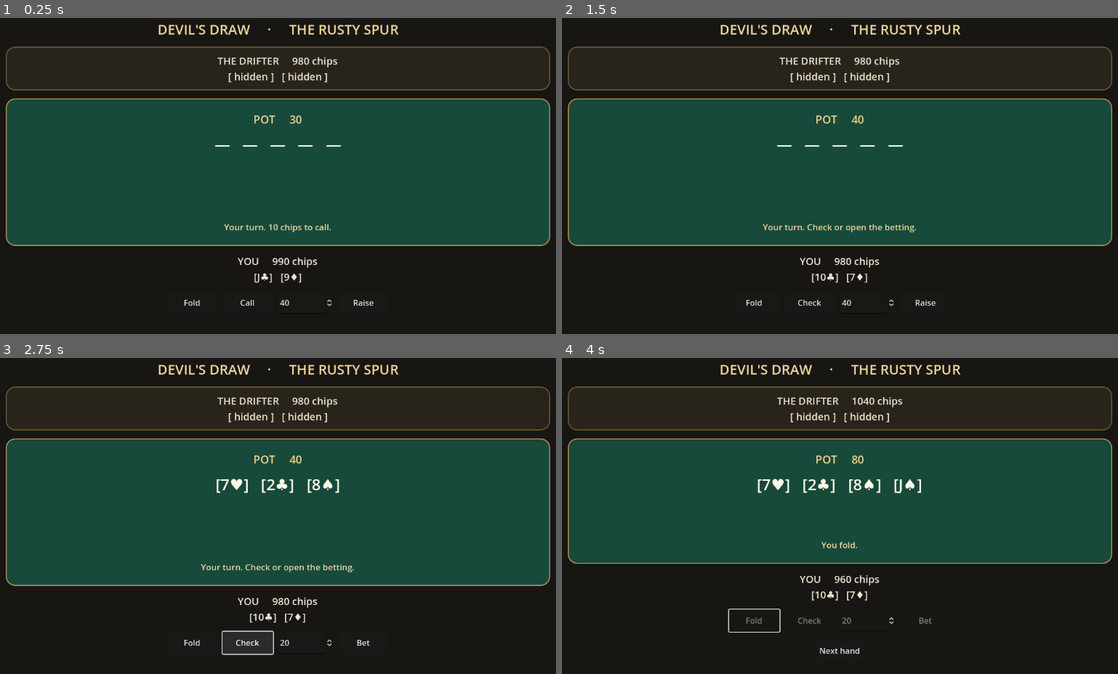
Above: before the commit, frames 1-4 (two rows, left to right).
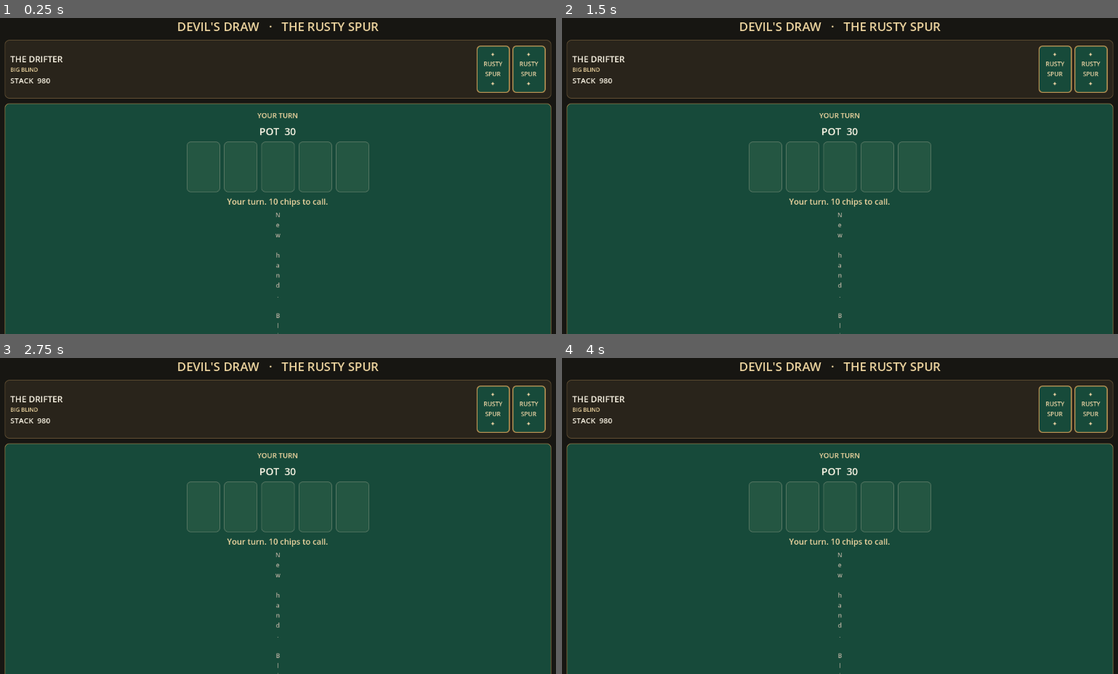
Above: after the commit, the same moments.

Repository: Natedaug/Maverick
Game: Godot game, scene res://scenes/main.tscn
Same seed, same stepped clock (60 frames per second), same inputs: the game is played once before the commit and once after it.
Inputs (mouse positions are in pixels of both pictures, inside the frame that each line leads up to):
- Up to frame 1 (0.25 s): no input
- Up to frame 2 (1.5 s): click (756, 302) at 0.5 s, where only the run before the commit has a clickable "Fold"; click (840, 311) at 1.25 s, where only the run before the commit has a clickable "Next hand"
- Up to frame 3 (2.75 s): click (250, 642) at 2 s, where only the run before the commit has a clickable "Check"
- Up to frame 4 (4 s): click (923, 642) at 2.75 s, where only the run before the commit has a clickable "Bet"; click (756, 642) at 3.5 s, where only the run before the commit has a clickable "Fold"

The runs differ from the first frame. In frame 1, 36% of the frame differs, in the area x 0-100%, y 1-100%; in frame 2, 36%; in frame 3, 36%; in frame 4, 43%.
Error before the commit: Trying to assign an array of type "Array" to a variable of type "Array[int]". (res://src/poker/table.gd:94)

Commit message:
Document project roadmap and Frontier integration

Diff:
--- a/project.godot
+++ b/project.godot
@@ -6,3 +6,6 @@
 config/name="Texas Hold'em Frontier"
 config/features=PackedStringArray("4.3")
 run/main_scene="res://scenes/main.tscn"
+
+[rendering]
+renderer/rendering_method="gl_compatibility"
--- a/src/poker/table.gd
+++ b/src/poker/table.gd
@@ -15,6 +15,7 @@
 var _hand: PokerGameState
 var _ai: AIPlayer
 var _last_message := ""
+var _history: Array[String] = []
 
 func _ready() -> void:
 	_rng.randomize()
@@ -37,6 +38,7 @@
 	_ai.equity_iterations = AI_EQUITY_ITERATIONS
 	_last_message = "A fresh 1,000-chip stake. Blinds are 10 / 20." \
 		if rebuy else "New hand. Blinds are 10 / 20."
+	_record_history(_last_message)
 	_render()
 	_continue_hand()
 
@@ -48,6 +50,7 @@
 		_render()
 		return
 	_last_message = "You %s." % _describe_action(action, target)
+	_record_history(_last_message)
 	_continue_hand()
 
 func _on_next_hand_requested() -> void:
@@ -66,6 +69,8 @@
 		if _hand.is_street_over():
 			if _hand.can_run_out():
 				_hand.run_out()
+				_last_message = "The remaining board is dealt."
+				_record_history(_last_message)
 				_settle_hand()
 				break
 			if _hand.stage == PokerGameState.Street.RIVER:
@@ -73,6 +78,7 @@
 				break
 			_hand.advance_street()
 			_last_message = "The %s is dealt." % _street_name(_hand.stage)
+			_record_history(_last_message)
 			_render()
 			continue
 		var actor: PokerBetting.Seat = _hand.current_actor()
@@ -84,6 +90,7 @@
 			return
 		var decision := _ai.decide(_hand)
 		_last_message = "The drifter %s." % _describe_action(decision.action, decision.amount)
+		_record_history(_last_message)
 		_render()
 	if guard >= 100:
 		_last_message = "The hand stopped after too many turns. Please start a new hand."
@@ -99,6 +106,7 @@
 		var amount: int = payouts[winner]
 		var name := "You" if winner == 0 else "The drifter"
 		_last_message = "%s take%s %s chips. Select Next hand when you're ready." % [name, "" if winner == 0 else "s", str(amount)]
+		_record_history(_last_message)
 	_render()
 
 func _render() -> void:
@@ -107,7 +115,12 @@
 	var message := _last_message
 	if _hand.stage == PokerGameState.Street.SHOWDOWN and (_stacks[0] == 0 or _stacks[1] == 0):
 		message += " The table will offer a fresh 1,000-chip stake next hand."
-	table_ui.render(_hand.snapshot(0), message)
+	table_ui.render(_hand.snapshot(0), message, _history)
+
+func _record_history(entry: String) -> void:
+	_history.append(entry)
+	while _history.size() > 20:
+		_history.pop_front()
 
 func _player_prompt() -> String:
 	var call_amount := _hand.betting.amount_to_call(0)
--- /dev/null
+++ b/src/ui/card_view.gd
@@ -0,0 +1,111 @@
+class_name PokerCardView
+extends PanelContainer
+## Reusable poker card face/back presentation for table and collection views.
+
+const FACE_WIDTH := 66
+const FACE_HEIGHT := 94
+
+var _rank_label: Label
+var _suit_label: Label
+var _corner_label: Label
+var _back_label: Label
+
+func _ready() -> void:
+	custom_minimum_size = Vector2(FACE_WIDTH, FACE_HEIGHT)
+	_build_card()
+	show_back()
+
+func show_face(code: String) -> void:
+	if not is_node_ready():
+		return
+	var rank := code.substr(0, code.length() - 1)
+	var suit := code.substr(code.length() - 1, 1)
+	if rank == "T":
+		rank = "10"
+	var symbols := {"s": "♠", "h": "♥", "d": "♦", "c": "♣"}
+	var symbol: String = symbols.get(suit, suit)
+	var color := Color("#B6443A") if suit == "h" or suit == "d" else Color("#282620")
+	_rank_label.text = rank
+	_rank_label.add_theme_color_override("font_color", color)
+	_suit_label.text = symbol
+	_suit_label.add_theme_color_override("font_color", color)
+	_corner_label.text = "%s\n%s" % [rank, symbol]
+	_corner_label.add_theme_color_override("font_color", color)
+	_show_face_content(true)
+
+func show_back() -> void:
+	if not is_node_ready():
+		return
+	_show_face_content(false)
+
+func show_empty() -> void:
+	if not is_node_ready():
+		return
+	_rank_label.text = ""
+	_suit_label.text = ""
+	_corner_label.text = ""
+	get_child(0).visible = true
+	_back_label.visible = false
+	var style := StyleBoxFlat.new()
+	style.bg_color = Color("#245642")
+	style.border_color = Color("#64806C")
+	style.set_border_width_all(1)
+	style.set_corner_radius_all(7)
+	add_theme_stylebox_override("panel", style)
+
+func _build_card() -> void:
+	var face := MarginContainer.new()
+	face.add_theme_constant_override("margin_left", 5)
+	face.add_theme_constant_override("margin_right", 5)
+	face.add_theme_constant_override("margin_top", 4)
+	face.add_theme_constant_override("margin_bottom", 4)
+	add_child(face)
+	var face_stack := VBoxContainer.new()
+	face_stack.add_theme_constant_override("separation", 0)
+	face.add_child(face_stack)
+	_rank_label = _label("A", 19)
+	face_stack.add_child(_center_x(_rank_label))
+	_suit_label = _label("♠", 35)
+	_suit_label.size_flags_vertical = Control.SIZE_EXPAND_FILL
+	face_stack.add_child(_center(_suit_label))
+	_corner_label = _label("A\n♠", 10)
+	_corner_label.horizontal_alignment = HORIZONTAL_ALIGNMENT_RIGHT
+	face_stack.add_child(_corner_label)
+	_back_label = _label("✦\nRUSTY\nSPUR\n✦", 12)
+	_back_label.horizontal_alignment = HORIZONTAL_ALIGNMENT_CENTER
+	_back_label.vertical_alignment = VERTICAL_ALIGNMENT_CENTER
+	_back_label.add_theme_color_override("font_color", Color("#E8D2A3"))
+	_back_label.set_anchors_and_offsets_preset(Control.PRESET_FULL_RECT)
+	add_child(_back_label)
+
+func _show_face_content(show_face: bool) -> void:
+	get_child(0).visible = show_face
+	_back_label.visible = not show_face
+	var style := StyleBoxFlat.new()
+	style.set_corner_radius_all(7)
+	style.set_border_width_all(2)
+	if show_face:
+		style.bg_color = Color("#FFF9E9")
+		style.border_color = Color("#BD9655")
+	else:
+		style.bg_color = Color("#174A3A")
+		style.border_color = Color("#BD9655")
+	add_theme_stylebox_override("panel", style)
+
+func _label(text: String, size: int) -> Label:
+	var label := Label.new()
+	label.text = text
+	label.add_theme_font_size_override("font_size", size)
+	label.horizontal_alignment = HORIZONTAL_ALIGNMENT_CENTER
+	return label
+
+func _center(child: Control) -> CenterContainer:
+	var wrapper := CenterContainer.new()
+	wrapper.size_flags_vertical = Control.SIZE_EXPAND_FILL
+	wrapper.add_child(child)
+	return wrapper
+
+func _center_x(child: Control) -> CenterContainer:
+	var wrapper := CenterContainer.new()
+	wrapper.add_child(child)
+	return wrapper
--- a/src/ui/poker_table_ui.gd
+++ b/src/ui/poker_table_ui.gd
@@ -1,43 +1,73 @@
 class_name PokerTableUI
 extends Control
-## Small, responsive first-pass saloon table interface.
+## Saloon table view. It presents legal actions supplied by the poker engine.
 
 signal player_action_requested(action: int, target: int)
 signal next_hand_requested
 
-var _player_label: Label
-var _opponent_label: Label
-var _board_label: Label
+const INK := Color("#171612")
+const WOOD := Color("#29241B")
+const FELT := Color("#174A3A")
+const BRASS := Color("#BD9655")
+const PARCHMENT := Color("#F0D7A1")
+const PAPER := Color("#FFF9E9")
+const MUTED := Color("#B9B1A1")
+
+var _player_name: Label
+var _player_role: Label
+var _player_stack: Label
+var _opponent_name: Label
+var _opponent_role: Label
+var _opponent_stack: Label
+var _board_cards: Array[PokerCardView] = []
+var _player_cards: Array[PokerCardView] = []
+var _opponent_cards: Array[PokerCardView] = []
 var _pot_label: Label
+var _turn_label: Label
 var _message_label: Label
+var _history_label: Label
+var _call_button: Button
+var _wager_button: Button
 var _fold_button: Button
-var _check_call_button: Button
-var _wager_button: Button
 var _next_hand_button: Button
 var _amount_input: SpinBox
+var _wager_range: Label
 
 func _ready() -> void:
 	_build_interface()
 
-func render(snapshot: Dictionary, message: String) -> void:
+func render(snapshot: Dictionary, message: String, history: Array[String] = []) -> void:
 	var seats: Array = snapshot.get("seats", [])
 	if seats.size() < 2:
 		return
 	var player: Dictionary = seats[0]
 	var opponent: Dictionary = seats[1]
-	_player_label.text = "YOU     %s chips\n%s" % [str(player.get("stack", 0)), _format_cards(player.get("cards", []))]
-	var opponent_cards: Array = opponent.get("cards", [])
-	var opponent_hand := _format_cards(opponent_cards) if not opponent_cards.is_empty() else "[ hidden ]   [ hidden ]"
-	_opponent_label.text = "THE DRIFTER     %s chips\n%s" % [str(opponent.get("stack", 0)), opponent_hand]
-	_board_label.text = _format_cards(snapshot.get("board", []), "   ")
-	if _board_label.text.is_empty():
-		_board_label.text = "—   —   —   —   —"
-	_pot_label.text = "POT     %s" % str(snapshot.get("pot", 0))
+	var button_seat: int = snapshot.get("button", 0)
+	var current_actor: int = snapshot.get("current_actor", -1)
+	_player_name.text = "YOU"
+	_opponent_name.text = "THE DRIFTER"
+	_player_role.text = "DEALER · SMALL BLIND" if button_seat == 0 else "BIG BLIND"
+	_opponent_role.text = "DEALER · SMALL BLIND" if button_seat == 1 else "BIG BLIND"
+	_player_role.text += "   ·   YOUR TURN" if current_actor == 0 else ""
+	_opponent_role.text += "   ·   ACTING" if current_actor == 1 else ""
+	_player_stack.text = "STACK  %s%s" % [_format_amount(player.get("stack", 0)), "   ·   ALL IN" if player.get("all_in", false) else ""]
+	_opponent_stack.text = "STACK  %s%s" % [_format_amount(opponent.get("stack", 0)), "   ·   ALL IN" if opponent.get("all_in", false) else ""]
+	_update_card_row(_player_cards, player.get("cards", []))
+	_update_card_row(_opponent_cards, opponent.get("cards", []))
+	_update_card_row(_board_cards, snapshot.get("board", []), false)
+	_pot_label.text = "POT  %s" % _format_amount(snapshot.get("pot", 0))
+	_turn_label.text = "YOUR TURN" if current_actor == 0 else "DRIFTER'S TURN" if current_actor == 1 else "HAND COMPLETE"
 	_message_label.text = message
-
-	var is_player_turn: bool = snapshot.get("current_actor", -1) == 0
+	var visible_history := history.slice(maxi(0, history.size() - 4), history.size())
+	_history_label.text = ""
+	for i in range(visible_history.size()):
+		if i > 0:
+			_history_label.text += "\n"
+		_history_label.text += visible_history[i]
+
 	var stage: String = snapshot.get("stage", "preflop")
 	var check_call_action := -1
+	var call_amount := 0
 	var wager_action := -1
 	var wager_min := 1
 	var wager_max := 1
@@ -45,108 +75,163 @@
 		var action: int = option.get("action", -1)
 		if action == PokerBetting.Action.CHECK or action == PokerBetting.Action.CALL:
 			check_call_action = action
+			call_amount = option.get("amount", 0)
 		elif action == PokerBetting.Action.BET or action == PokerBetting.Action.RAISE:
 			wager_action = action
 			wager_min = option.get("min_amount", 1)
 			wager_max = option.get("max_amount", wager_min)
-	_fold_button.disabled = not is_player_turn
-	_check_call_button.disabled = not is_player_turn or check_call_action < 0
-	_check_call_button.text = "Check" if check_call_action == PokerBetting.Action.CHECK else "Call"
-	_wager_button.disabled = not is_player_turn or wager_action < 0
-	_wager_button.text = "Bet" if wager_action == PokerBetting.Action.BET else "Raise"
+	var player_turn := current_actor == 0
+	_fold_button.disabled = not player_turn
+	_call_button.disabled = not player_turn or check_call_action < 0
+	_call_button.text = "Check" if check_call_action == PokerBetting.Action.CHECK else "Call  %s" % _format_amount(call_amount)
+	_call_button.set_meta("poker_action", check_call_action)
+	_wager_button.disabled = not player_turn or wager_action < 0
+	_wager_button.set_meta("poker_action", wager_action)
+	_wager_button.set_meta("action_name", "Bet" if wager_action == PokerBetting.Action.BET else "Raise")
 	_amount_input.min_value = wager_min
 	_amount_input.max_value = maxi(wager_min, wager_max)
 	_amount_input.value = wager_min
-	_amount_input.editable = is_player_turn and wager_action >= 0
-	_wager_button.set_meta("poker_action", wager_action)
-	_check_call_button.set_meta("poker_action", check_call_action)
+	_amount_input.editable = player_turn and wager_action >= 0
+	_wager_range.text = "TARGET %s–%s" % [_format_amount(wager_min), _format_amount(wager_max)] if wager_action >= 0 else ""
+	_update_wager_label(_amount_input.value)
 	_next_hand_button.visible = stage == "showdown"
 
 func _build_interface() -> void:
 	var backdrop := ColorRect.new()
-	backdrop.color = Color("#171612")
+	backdrop.color = INK
 	backdrop.set_anchors_and_offsets_preset(Control.PRESET_FULL_RECT)
 	backdrop.mouse_filter = Control.MOUSE_FILTER_IGNORE
 	add_child(backdrop)
 
 	var margins := MarginContainer.new()
 	margins.set_anchors_and_offsets_preset(Control.PRESET_FULL_RECT)
-	margins.add_theme_constant_override("margin_left", 36)
-	margins.add_theme_constant_override("margin_right", 36)
-	margins.add_theme_constant_override("margin_top", 24)
-	margins.add_theme_constant_override("margin_bottom", 24)
+	for side in ["left", "right"]:
+		margins.add_theme_constant_override("margin_" + side, 34)
+	for side in ["top", "bottom"]:
+		margins.add_theme_constant_override("margin_" + side, 20)
 	add_child(margins)
 
 	var layout := VBoxContainer.new()
-	layout.add_theme_constant_override("separation", 16)
+	layout.add_theme_constant_override("separation", 10)
 	margins.add_child(layout)
-
-	var title := _label("DEVIL'S DRAW     ·     THE RUSTY SPUR", 27, Color("#f0d7a1"))
+	var title := _label("DEVIL'S DRAW   ·   THE RUSTY SPUR", 24, PARCHMENT)
 	title.horizontal_alignment = HORIZONTAL_ALIGNMENT_CENTER
 	layout.add_child(title)
 
-	var opponent_panel := _panel(Color("#29241b"), Color("#715c3b"))
+	var opponent_panel := _make_seat_panel(false)
 	layout.add_child(opponent_panel)
-	_opponent_label = _label("THE DRIFTER", 20, Color("#eee5d2"))
-	_opponent_label.horizontal_alignment = HORIZONTAL_ALIGNMENT_CENTER
-	opponent_panel.add_child(_padded(_opponent_label, 12))
-
-	var felt := _panel(Color("#174a3a"), Color("#bd9655"))
+	var felt := _panel(FELT, BRASS)
 	felt.size_flags_vertical = Control.SIZE_EXPAND_FILL
 	layout.add_child(felt)
-	var felt_margin := MarginContainer.new()
-	for side in ["left", "right", "top", "bottom"]:
-		felt_margin.add_theme_constant_override("margin_" + side, 24)
-	felt.add_child(felt_margin)
-	var table_content := VBoxContainer.new()
-	table_content.add_theme_constant_override("separation", 12)
-	table_content.size_flags_vertical = Control.SIZE_EXPAND_FILL
-	felt_margin.add_child(table_content)
-
-	_pot_label = _label("POT     0", 22, Color("#f2d28f"))
+	var felt_style := felt.get_theme_stylebox("panel") as StyleBoxFlat
+	felt_style.content_margin_left = 14
+	felt_style.content_margin_right = 14
+	felt_style.content_margin_top = 14
+	felt_style.content_margin_bottom = 14
+	var center := VBoxContainer.new()
+	center.alignment = BoxContainer.ALIGNMENT_CENTER
+	center.add_theme_constant_override("separation", 7)
+	felt.add_child(center)
+
+	_turn_label = _label("YOUR TURN", 14, PARCHMENT)
+	_turn_label.horizontal_alignment = HORIZONTAL_ALIGNMENT_CENTER
+	center.add_child(_centered(_turn_label))
+	_pot_label = _label("POT  0", 20, PAPER)
 	_pot_label.horizontal_alignment = HORIZONTAL_ALIGNMENT_CENTER
-	table_content.add_child(_centered(_pot_label))
-	_board_label = _label("—   —   —   —   —", 31, Color("#fff9e9"))
-	_board_label.horizontal_alignment = HORIZONTAL_ALIGNMENT_CENTER
-	table_content.add_child(_centered(_board_label))
-	var spacer := Control.new()
-	spacer.size_flags_vertical = Control.SIZE_EXPAND_FILL
-	table_content.add_child(spacer)
-
-	_message_label = _label("A seat is waiting for you.", 17, Color("#f0d7a1"))
+	center.add_child(_centered(_pot_label))
+	var board_row := HBoxContainer.new()
+	board_row.alignment = BoxContainer.ALIGNMENT_CENTER
+	board_row.add_theme_constant_override("separation", 8)
+	center.add_child(board_row)
+	for i in range(5):
+		var card := PokerCardView.new()
+		board_row.add_child(card)
+		_board_cards.append(card)
+	_message_label = _label("A seat is waiting for you.", 16, PARCHMENT)
 	_message_label.horizontal_alignment = HORIZONTAL_ALIGNMENT_CENTER
-	table_content.add_child(_centered(_message_label))
-
-	_player_label = _label("YOU", 20, Color("#eee5d2"))
-	_player_label.horizontal_alignment = HORIZONTAL_ALIGNMENT_CENTER
-	layout.add_child(_player_label)
-
+	center.add_child(_centered(_message_label))
+	_history_label = _label("", 12, MUTED)
+	_history_label.horizontal_alignment = HORIZONTAL_ALIGNMENT_CENTER
+	_history_label.autowrap_mode = TextServer.AUTOWRAP_WORD_SMART
+	center.add_child(_centered(_history_label))
+
+	var player_panel := _make_seat_panel(true)
+	layout.add_child(player_panel)
 	var controls := HBoxContainer.new()
 	controls.alignment = BoxContainer.ALIGNMENT_CENTER
-	controls.add_theme_constant_override("separation", 10)
+	controls.add_theme_constant_override("separation", 8)
 	layout.add_child(controls)
-	_fold_button = _button("Fold")
+	_fold_button = _action_button("Fold", Color("#62352A"))
 	_fold_button.pressed.connect(func(): player_action_requested.emit(PokerBetting.Action.FOLD, 0))
 	controls.add_child(_fold_button)
-	_check_call_button = _button("Check")
-	_check_call_button.pressed.connect(_emit_check_call)
-	controls.add_child(_check_call_button)
+	_call_button = _action_button("Check", Color("#344B3C"))
+	_call_button.pressed.connect(_emit_check_call)
+	controls.add_child(_call_button)
 	_amount_input = SpinBox.new()
-	_amount_input.custom_minimum_size.x = 110
+	_amount_input.custom_minimum_size = Vector2(100, 42)
 	_amount_input.min_value = 1
 	_amount_input.max_value = 1000
 	_amount_input.step = 10
+	_amount_input.prefix = "to "
+	_amount_input.value_changed.connect(_update_wager_label)
 	controls.add_child(_amount_input)
-	_wager_button = _button("Bet")
+	_wager_button = _action_button("Bet to 1", Color("#75603C"))
 	_wager_button.pressed.connect(_emit_wager)
 	controls.add_child(_wager_button)
-	_next_hand_button = _button("Next hand")
+	_wager_range = _label("", 11, MUTED)
+	controls.add_child(_wager_range)
+	_next_hand_button = _action_button("Next hand", Color("#344B3C"))
 	_next_hand_button.pressed.connect(func(): next_hand_requested.emit())
 	_next_hand_button.visible = false
 	layout.add_child(_centered(_next_hand_button))
 
+func _make_seat_panel(is_player: bool) -> PanelContainer:
+	var panel := _panel(WOOD, Color("#715C3B"))
+	var content := HBoxContainer.new()
+	content.add_theme_constant_override("separation", 18)
+	panel.add_child(_margin_box(content, 10))
+	var identity := VBoxContainer.new()
+	identity.size_flags_horizontal = Control.SIZE_EXPAND_FILL
+	identity.alignment = BoxContainer.ALIGNMENT_CENTER
+	identity.add_theme_constant_override("separation", 2)
+	content.add_child(identity)
+	var name_label := _label("", 17, PAPER)
+	identity.add_child(name_label)
+	var role_label := _label("", 11, PARCHMENT)
+	identity.add_child(role_label)
+	var stack_label := _label("STACK  0", 15, PAPER)
+	identity.add_child(stack_label)
+	var cards_row := HBoxContainer.new()
+	cards_row.add_theme_constant_override("separation", 5)
+	content.add_child(cards_row)
+	var views: Array[PokerCardView] = []
+	for i in range(2):
+		var card := PokerCardView.new()
+		cards_row.add_child(card)
+		views.append(card)
+	if is_player:
+		_player_name = name_label
+		_player_role = role_label
+		_player_stack = stack_label
+		_player_cards = views
+	else:
+		_opponent_name = name_label
+		_opponent_role = role_label
+		_opponent_stack = stack_label
+		_opponent_cards = views
+	return panel
+
+func _update_card_row(views: Array[PokerCardView], cards: Array, hidden_cards_use_back: bool = true) -> void:
+	for i in range(views.size()):
+		if i < cards.size():
+			views[i].show_face(str(cards[i]))
+		elif hidden_cards_use_back:
+			views[i].show_back()
+		else:
+			views[i].show_empty()
+
 func _emit_check_call() -> void:
-	var action: int = _check_call_button.get_meta("poker_action", -1)
+	var action: int = _call_button.get_meta("poker_action", -1)
 	if action >= 0:
 		player_action_requested.emit(action, 0)
 
@@ -155,44 +240,59 @@
 	if action >= 0:
 		player_action_requested.emit(action, int(_amount_input.value))
 
-func _format_cards(cards: Array, separator: String = "   ") -> String:
-	var displayed: Array[String] = []
-	for code in cards:
-		var value: String = str(code)
-		if value.length() < 2:
-			continue
-		var rank := value.substr(0, value.length() - 1)
-		var suit := value.substr(value.length() - 1, 1)
-		if rank == "T":
-			rank = "10"
-		var symbols := {"s": "♠", "h": "♥", "d": "♦", "c": "♣"}
-		displayed.append("[%s%s]" % [rank, symbols.get(suit, suit)])
-	return separator.join(displayed)
-
-func _label(value: String, font_size: int, color: Color) -> Label:
+func _update_wager_label(value: float) -> void:
+	if _wager_button == null:
+		return
+	var action_name: String = _wager_button.get_meta("action_name", "Bet")
+	_wager_button.text = "%s to %s" % [action_name, _format_amount(int(value))]
+
+func _format_amount(value: int) -> String:
+	var digits := str(value)
+	var formatted := ""
+	for i in range(digits.length()):
+		formatted += digits.substr(i, 1)
+		var remaining := digits.length() - i - 1
+		if remaining > 0 and remaining % 3 == 0:
+			formatted += ","
+	return formatted
+
+func _action_button(text: String, color: Color) -> Button:
+	var button := Button.new()
+	button.text = text
+	button.custom_minimum_size = Vector2(112, 42)
+	var normal := StyleBoxFlat.new()
+	normal.bg_color = color
+	normal.border_color = BRASS
+	normal.set_border_width_all(1)
+	normal.set_corner_radius_all(6)
+	button.add_theme_stylebox_override("normal", normal)
+	var hover := normal.duplicate() as StyleBoxFlat
+	hover.bg_color = color.lightened(0.14)
+	button.add_theme_stylebox_override("hover", hover)
+	button.add_theme_stylebox_override("pressed", hover.duplicate())
+	button.add_theme_stylebox_override("focus", hover.duplicate())
+	button.add_theme_color_override("font_color", PAPER)
+	button.add_theme_color_override("font_disabled_color", MUTED)
+	return button
+
+func _label(text: String, size: int, color: Color) -> Label:
 	var label := Label.new()
-	label.text = value
-	label.add_theme_font_size_override("font_size", font_size)
+	label.text = text
+	label.add_theme_font_size_override("font_size", size)
 	label.add_theme_color_override("font_color", color)
 	return label
-
-func _button(value: String) -> Button:
-	var button := Button.new()
-	button.text = value
-	button.custom_minimum_size = Vector2(100, 44)
-	return button
 
 func _panel(background: Color, border: Color) -> PanelContainer:
 	var panel := PanelContainer.new()
 	var style := StyleBoxFlat.new()
 	style.bg_color = background
 	style.border_color = border
-	style.set_border_width_all(2)
-	style.set_corner_radius_all(18)
+	style.set_border_width_all(1)
+	style.set_corner_radius_all(8)
 	panel.add_theme_stylebox_override("panel", style)
 	return panel
 
-func _padded(child: Control, amount: int) -> MarginContainer:
+func _margin_box(child: Control, amount: int) -> MarginContainer:
 	var wrapper := MarginContainer.new()
 	for side in ["left", "right", "top", "bottom"]:
 		wrapper.add_theme_constant_override("margin_" + side, amount)
Not shown, added: src/ui/card_view.gd.uid
Not shown, added: tests/test_session.gd.uid
Not shown, added: AGENTS.md
Not shown, added: docs/FRONTIER_INTEGRATION_REVIEW.md
Not shown, changed: docs/POKER_ENGINE_WORKLOG.md
Not shown, added: docs/PROJECT_COMPASS.md
Not shown, added: docs/PROJECT_ROADMAP.md
Not shown, added: docs/UI_DESIGN_SYSTEM.md
